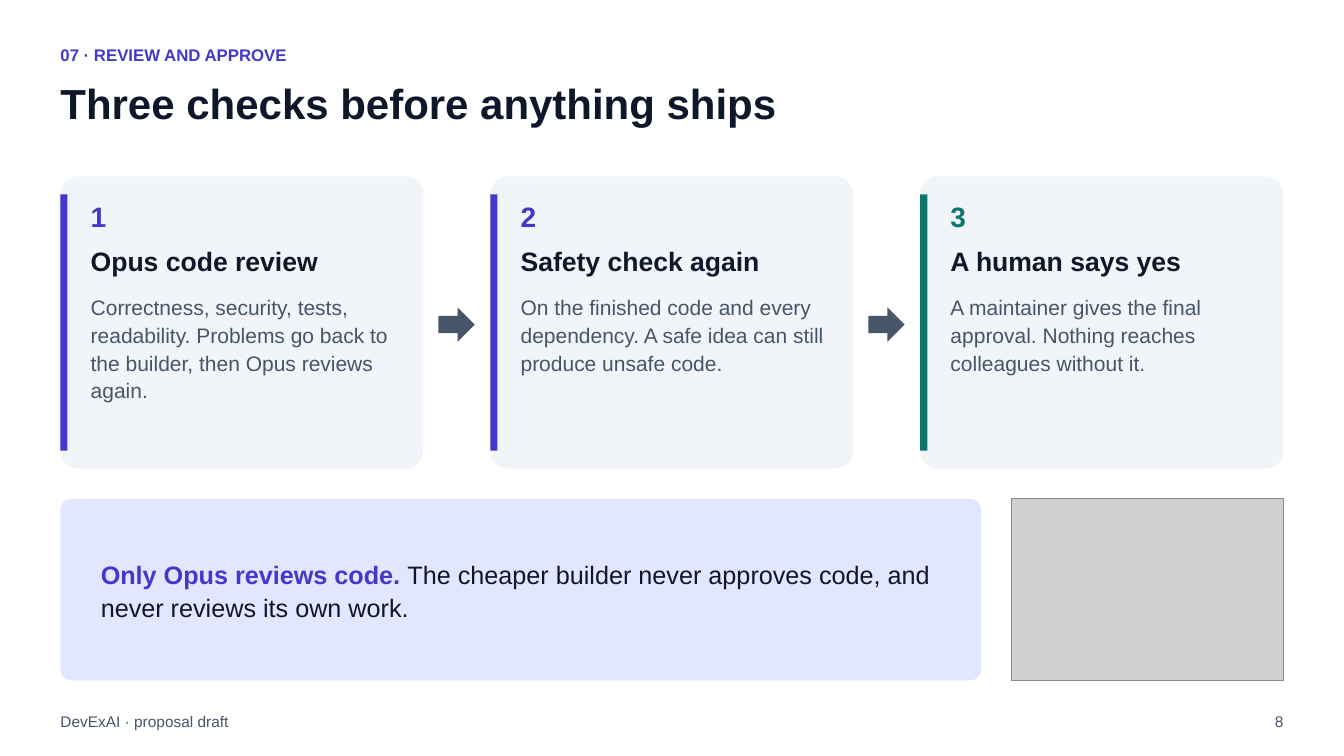
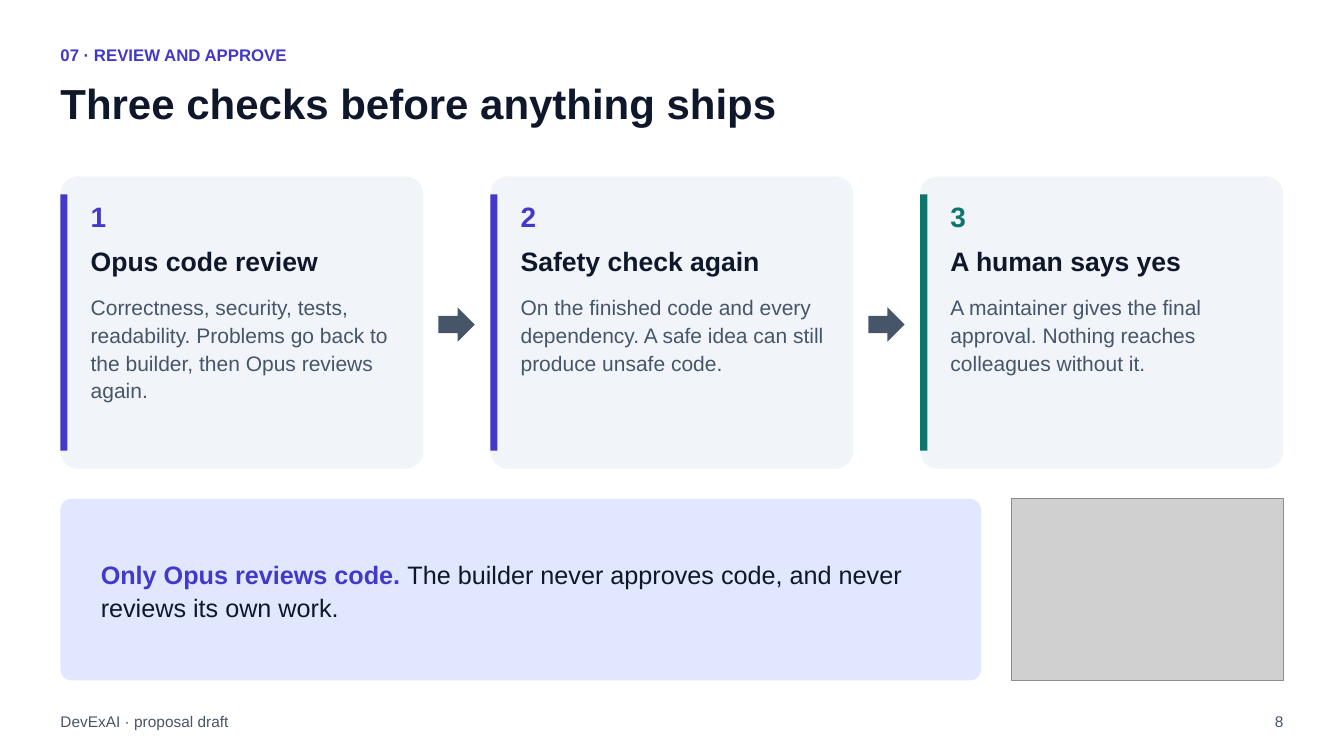
Before and after one commit to raghavsatyadev/DevExAI, a slide deck: slide 8 of DevExAI.pptx. Drawn at 1344x756 pixels with LibreOffice and Linux fonts; fonts in the diff are those of the drawing; grey boxes stand for pictures. Boxes give left, top, right and bottom in pixels: in the first picture for what was removed or moved away, otherwise in the second. Text is boxed around its words. In the diff, an @@ line names an element or a change of style, - is before the commit and + after.

```diff
--- a/DevExAI.pptx
+++ b/DevExAI.pptx
@@ text at bbox=[101, 565, 902, 618]: text changed @@
-Only Opus reviews code. The cheaper builder never approves code, and never reviews its own work.
+Only Opus reviews code. The builder never approves code, and never reviews its own work.
```
Also in this commit, not shown: 13 other slides changed, 3 other files.
